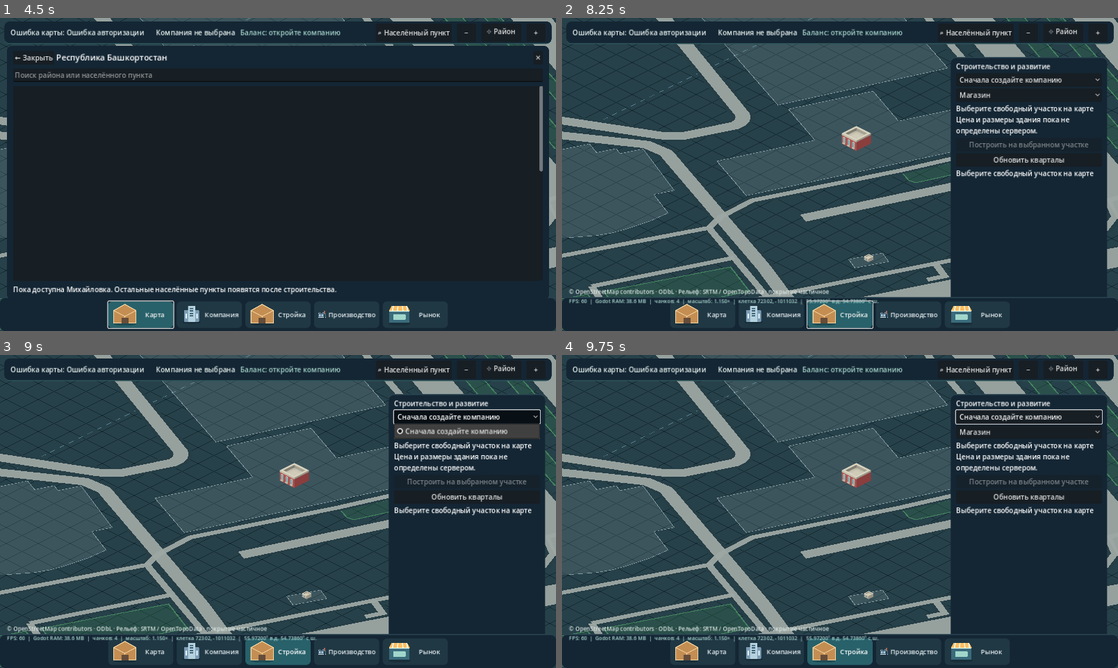
Above: before the commit, frames 1-4 (two rows, left to right).
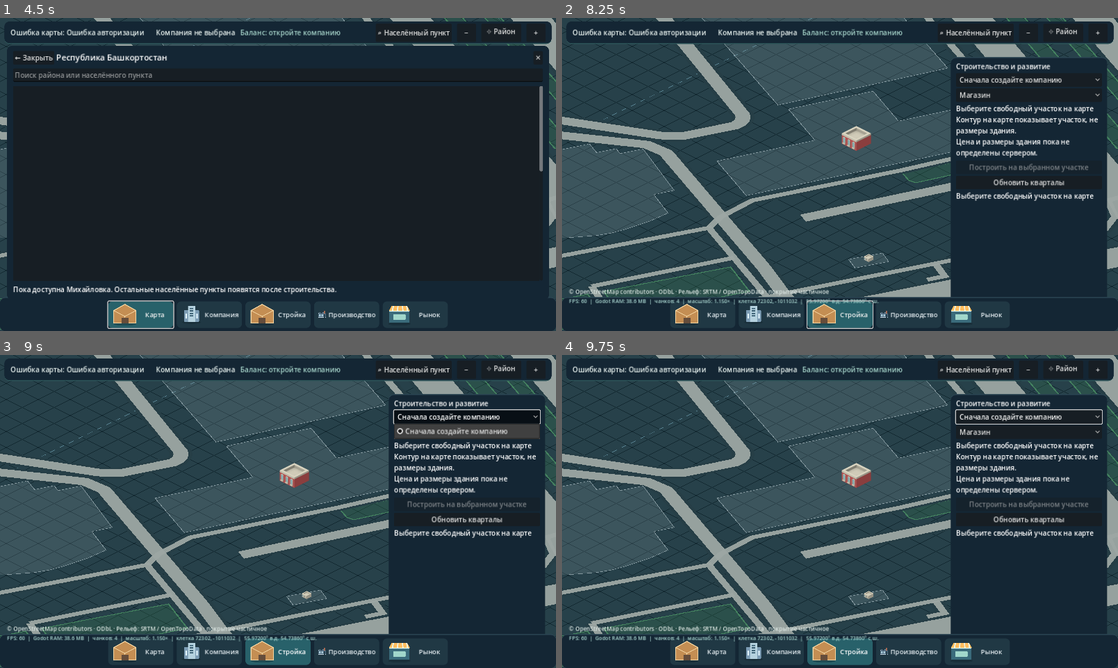
Above: after the commit, the same moments.

Repository: maillunex-lang/basheco
Game: Godot game, scene res://scenes/world.tscn
Same seed, same stepped clock (60 frames per second), same inputs: the game is played once before the commit and once after it.
Inputs (mouse positions are in pixels of both pictures, inside the frame that each line leads up to):
- Up to frame 1 (4.5 s): click (278, 133) at 0.52 s; type "12" at 0.6 s; click (278, 158) at 0.75 s; type "12" at 0.83 s; click (278, 183) at 0.98 s; type "12" at 1.07 s; click "Войти в игру" at 1.25 s; click "Войти в игру" at 2 s; click "Создать аккаунт" at 2.75 s; click "Посмотреть карту без входа" at 3.5 s; click "Карта" at 4.25 s
- Up to frame 2 (8.25 s): click (840, 74) at 5.02 s; type "12" at 5.1 s; click "Компания" at 5.75 s; click (1029, 80) at 6.52 s; type "12" at 6.6 s; click "Создать компанию" at 7.25 s; click "Стройка" at 8 s
- Up to frame 3 (9 s): click "Сначала создайте компанию" at 8.75 s
- Up to frame 4 (9.75 s): click "Магазин" at 9.5 s

Frame 1 is identical in both runs. In frame 2, 2.2% of the frame differs, in the area x 70-97%, y 31-59%; in frame 3, 2.2%; in frame 4, 2.2%.

Commit message:
feat(alpha-build): visualize selected parcel outline during construction

Diff:
--- a/client/scripts/build_panel.gd
+++ b/client/scripts/build_panel.gd
@@ -42,7 +42,7 @@
     building_picker = OptionButton.new()
     for item in CATALOG:
         building_picker.add_item(item["title"])
-    building_picker.item_selected.connect(func(_index: int): _refresh_selection())
+    building_picker.item_selected.connect(func(_index: int): _refresh_selection(); world.overlay.queue_redraw())
     layout.add_child(building_picker)
     selected_info = Label.new()
     selected_info.autowrap_mode = TextServer.AUTOWRAP_WORD_SMART
@@ -59,6 +59,7 @@
     message.text = "Выберите свободный участок на карте"
     layout.add_child(message)
     panel.visible = false
+    visibility_changed.connect(func(): world.overlay.queue_redraw())
     set_process(true)
     _refresh_selection()
     world.get_node("Company").companies_updated.connect(_set_companies)
@@ -96,7 +97,7 @@
         var plot: Dictionary = world.plots[world.selected_plot]
         var zone := str(plot.get("zone", ""))
         detail = "%s зона · участок %s×%s клеток" % [ZONE_NAMES.get(zone, zone), str(plot.get("width_tiles", "?")), str(plot.get("height_tiles", "?"))]
-    selected_info.text = detail + "\nЦена и размеры здания пока не определены сервером."
+    selected_info.text = detail + "\nКонтур на карте показывает участок, не размеры здания.\nЦена и размеры здания пока не определены сервером."
     build_button.disabled = busy or _selection_error() != ""
 
 func _set_companies(companies: Array) -> void:
--- a/client/scripts/world.gd
+++ b/client/scripts/world.gd
@@ -381,6 +381,22 @@
             canvas.draw_colored_polygon(corners, color)
             if str(obj["kind"]) == "house":
                 canvas.draw_polyline(PackedVector2Array([corners[0], corners[1], corners[2], corners[3], corners[0]]), Color("#fff0cb"), 2.0)
+    # Construction preview is only an outline of an existing server parcel.
+    # It is NOT a building footprint, cadastral clearance or server approval.
+    var build_panel = get_node("Build")
+    if build_panel.panel.visible and selected_plot >= 0 and selected_plot < plots.size():
+        var preview: Dictionary = plots[selected_plot]
+        var origin := Vector2i(int(preview["cell_x"]), int(preview["cell_y"]))
+        var extent := Vector2i(int(preview["width_cells"]), int(preview["height_cells"]))
+        if extent.x > 0 and extent.y > 0:
+            var points := PackedVector2Array([
+                project_cell(origin), project_cell(origin + Vector2i(extent.x, 0)),
+                project_cell(origin + extent), project_cell(origin + Vector2i(0, extent.y)),
+                project_cell(origin)
+            ])
+            var valid: bool = build_panel._selection_error().is_empty()
+            var tint := Color("#62e0b6") if valid else Color("#ffb56b")
+            canvas.draw_polyline(points, tint, 4.0, true)
     # Playable parcels always render above the read-only geography.
     if lod() <= 2:
         for i in range(plots.size()):
--- a/client/tests/smoke.gd
+++ b/client/tests/smoke.gd
@@ -221,6 +221,7 @@
     check(build_panel.CATALOG.size() == 3 and build_panel.CATALOG[0]["code"] == "shop", "build catalog matches SQL building types")
     check(build_panel._selection_error() == "Войдите в игру, чтобы строить", "build blocks unauthenticated users")
     check(build_panel.selected_info.text.contains("Цена и размеры здания пока не определены"), "build does not fabricate costs or footprint")
+    check(build_panel.selected_info.text.contains("Контур на карте показывает участок"), "preview is labelled as parcel outline")
     check(build_panel.build_button.disabled, "build action disabled without server-authenticated plot")
     var market = world.get_node("Market")
     market._set_companies([{"id": "test-company-1", "name": "Тестовая компания"}, {"id": "test-company-2", "name": "Другая компания"}])
